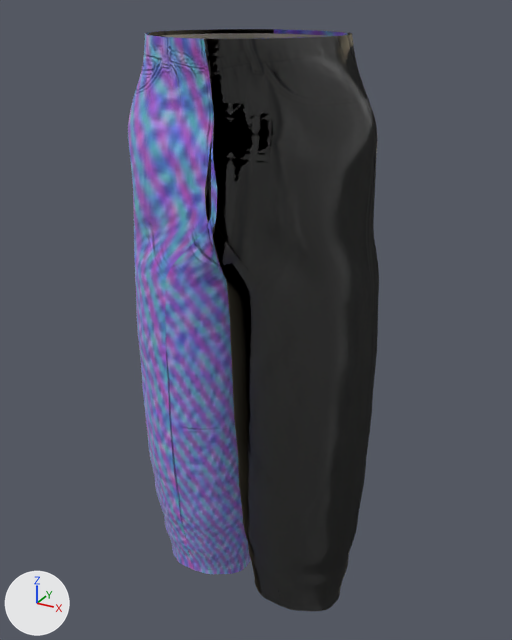
An edit to the glTF model assets/signature-wide-chino.glb, drawn before and after from the same camera.
Both versions are drawn from a 50 mm lens placed at (0.554, -0.988, 1.078), pointed at (-0.004, 0.027, 0.57). The axes (+X, +Y, +Z) are drawn at lower left. The lights are the same throughout. The picture after the commit comes second.

Names of what the first picture shows: 'signature-wide-chino'.
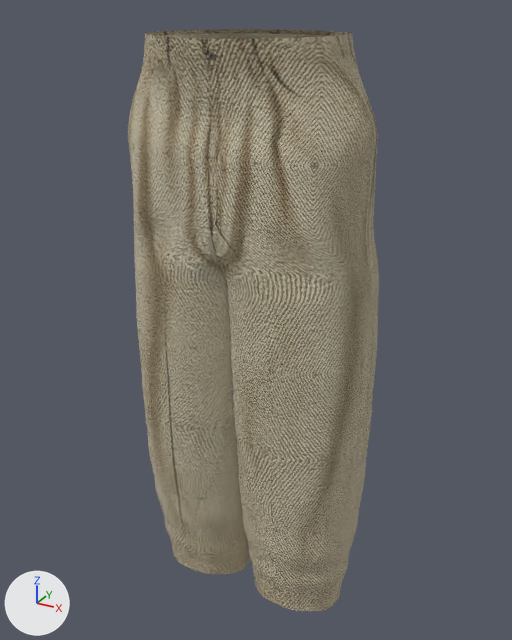
Changed parts and their boxes [x1, y1, x2, y2] in the pictures (512 x 640 px):
```json
{"object": "signature-wide-chino", "change": "surface changed", "before": [128, 29, 379, 611], "after": [128, 29, 379, 611], "on screen": "black to yellow"}
```

Scene script edits in JSON lines:
```json
{"op": "set", "path": "img_image_0", "old": "load_image('Image_0', '_unpacked/Image_0', 2048, 2048, 'sRGB')", "new": "load_image('Image_0', '_unpacked/Image_0', 180, 180, 'Non-Color')"}
{"op": "set", "path": "img_image_2", "old": "load_image('Image_2', '_unpacked/Image_2', 1024, 1024, 'Non-Color')", "new": "load_image('Image_2', '_unpacked/Image_2', 2048, 2048, 'sRGB')"}
{"op": "set", "path": "img_image_5", "old": "load_image('Image_5', '_unpacked/Image_5', 1024, 1024, 'Non-Color')", "new": "load_image('Image_5', '_unpacked/Image_5', 2048, 2048, 'sRGB')"}
{"op": "add", "block": "img_image_7", "code": ["img_image_7 = load_image('Image_7', '_unpacked/Image_7', 1024, 1024, 'Non-Color')"]}
{"block": "mat_chino_photo_right", "change": "nodes: BsdfPrincipled, Math, Mix, NormalMap, OutputMaterial, SeparateColor, TexImage x3"}
{"block": "mat_chino_photo_right", "change": "colours: grey #6f6c61, white #f8f8f8"}
{"block": "mat_chino_photo_right", "change": "nodes: BsdfPrincipled, Math, Mix, NormalMap, OutputMaterial, SeparateColor, TexImage x3, UVMap"}
{"block": "mat_chino_photo_right", "change": "colours: grey #6f6c61, white #f3f3f3"}
{"block": "mat_chino_photo_right", "change": "uses the picture img_image_1"}
{"block": "mat_chino_photo_right", "change": "uses the picture img_image_4"}
{"block": "mat_chino_photo_left", "change": "nodes: BsdfPrincipled, Math, Mix, NormalMap, OutputMaterial, SeparateColor, TexImage x3"}
{"block": "mat_chino_photo_left", "change": "colours: grey #6f6c61, white #f8f8f8"}
{"block": "mat_chino_photo_left", "change": "uses the picture img_image_3"}
{"block": "mat_chino_photo_left", "change": "uses the picture img_image_4"}
{"block": "mat_chino_photo_left", "change": "nodes: BsdfPrincipled, Math, Mix, NormalMap, OutputMaterial, SeparateColor, TexImage x3, UVMap"}
{"block": "mat_chino_photo_left", "change": "colours: grey #6f6c61, white #f3f3f3"}
{"block": "mat_chino_photo_left", "change": "uses the picture img_image_0"}
{"block": "mat_chino_photo_left", "change": "uses the picture img_image_7"}
```
